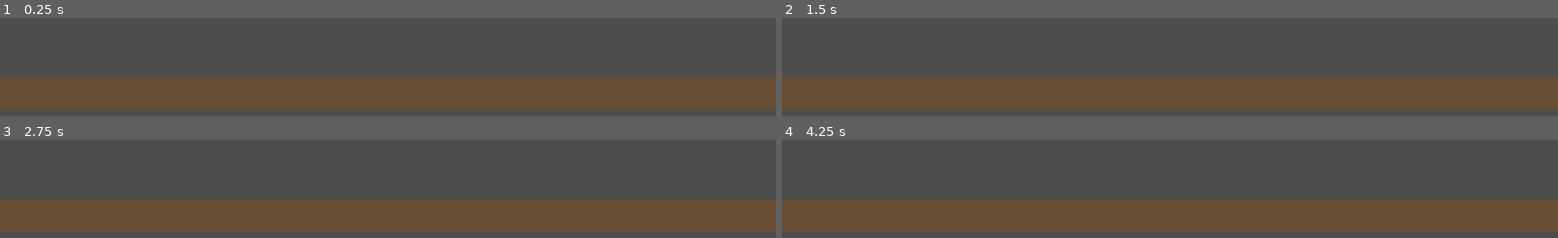
Above: before the commit, frames 1-4 (two rows, left to right).
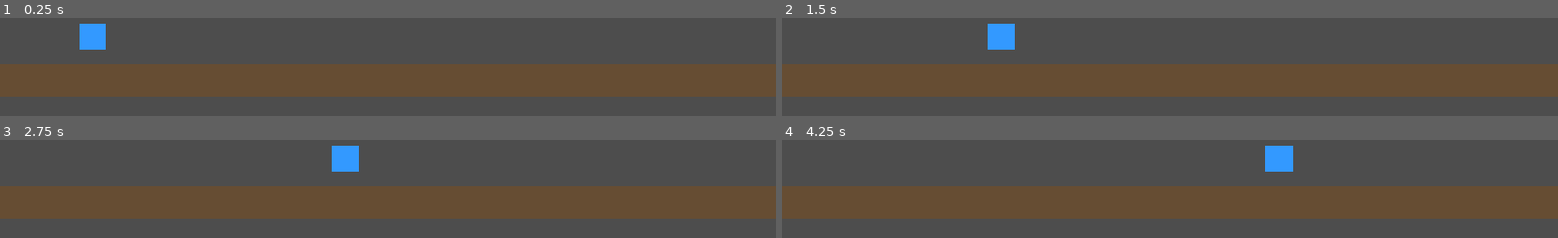
Above: after the commit, the same moments.

Repository: estebo0/idle-pet-game
Game: Godot game, scene res://scenes/World.tscn
Same seed, same stepped clock (60 frames per second), same inputs: the game is played once before the commit and once after it.
Inputs:
- Up to frame 1 (0.25 s): no input
- Up to frame 2 (1.5 s): no input
- Up to frame 3 (2.75 s): no input
- Up to frame 4 (4.25 s): no input

The runs differ from the first frame. In frame 1, 28% of the frame differs, in the area x 0-100%, y 5-95%; in frame 2, 28%; in frame 3, 28%; in frame 4, 28%.

Commit message:
Fix scene files: use Node2D to avoid undefined collision shapes

Diff:
--- a/scenes/Player.tscn
+++ b/scenes/Player.tscn
@@ -1,8 +1,8 @@
-[gd_scene format=3 uid="uid://b1player00001"]
+[gd_scene load_steps=2 format=3 uid="uid://b1player00001"]
 
 [ext_resource type="Script" path="res://scripts/Player.gd" id="1_player"]
 
-[node name="Player" type="CharacterBody2D"]
+[node name="Player" type="Node2D"]
 script = ExtResource("1_player")
 
 [node name="Sprite" type="ColorRect" parent="."]
@@ -11,6 +11,3 @@
 offset_right = 20.0
 offset_bottom = 0.0
 color = Color(0.2, 0.6, 1, 1)
-
-[node name="CollisionShape" type="CollisionShape2D" parent="."]
-shape = SubResource("RectangleShape2D_player")
--- a/scenes/World.tscn
+++ b/scenes/World.tscn
@@ -4,16 +4,11 @@
 
 [node name="World" type="Node2D"]
 
-[node name="Ground" type="StaticBody2D" parent="."]
-position = Vector2(0, 500)
-
-[node name="GroundShape" type="CollisionShape2D" parent="Ground"]
-
-[node name="GroundSprite" type="ColorRect" parent="Ground"]
+[node name="Ground" type="ColorRect" parent="."]
 offset_left = 0.0
-offset_top = 0.0
+offset_top = 480.0
 offset_right = 1152.0
-offset_bottom = 50.0
+offset_bottom = 530.0
 color = Color(0.4, 0.3, 0.2, 1)
 
 [node name="Player" parent="." instance=ExtResource("1_world")]
--- a/scripts/Player.gd
+++ b/scripts/Player.gd
@@ -1,12 +1,10 @@
-extends CharacterBody2D
+extends Node2D
 
 const SPEED = 150.0
 
-func _physics_process(delta: float) -> void:
-	velocity.x = SPEED
-	move_and_slide()
+func _process(delta: float) -> void:
+	position.x += SPEED * delta
 
-	# Vuelve al inicio cuando sale por la derecha de la pantalla
 	var screen_width = get_viewport_rect().size.x
 	if position.x > screen_width + 50:
 		position.x = -50
